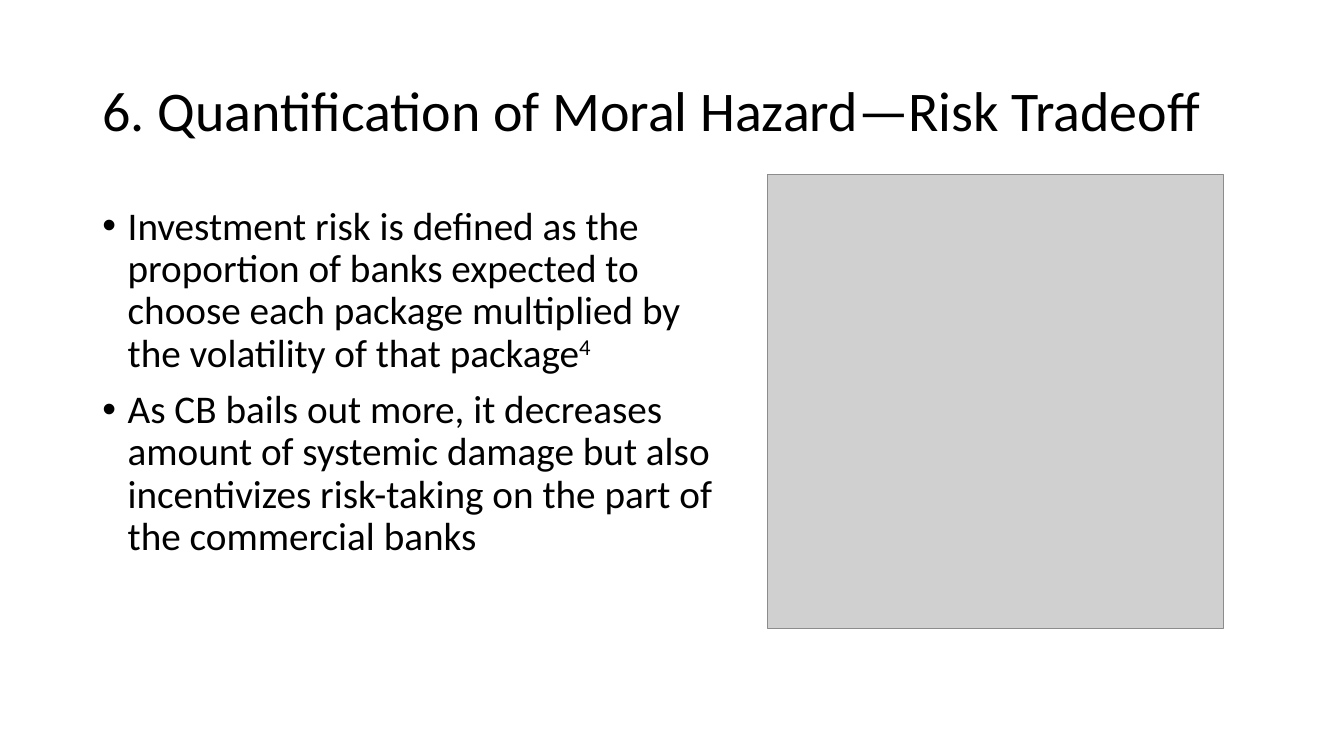
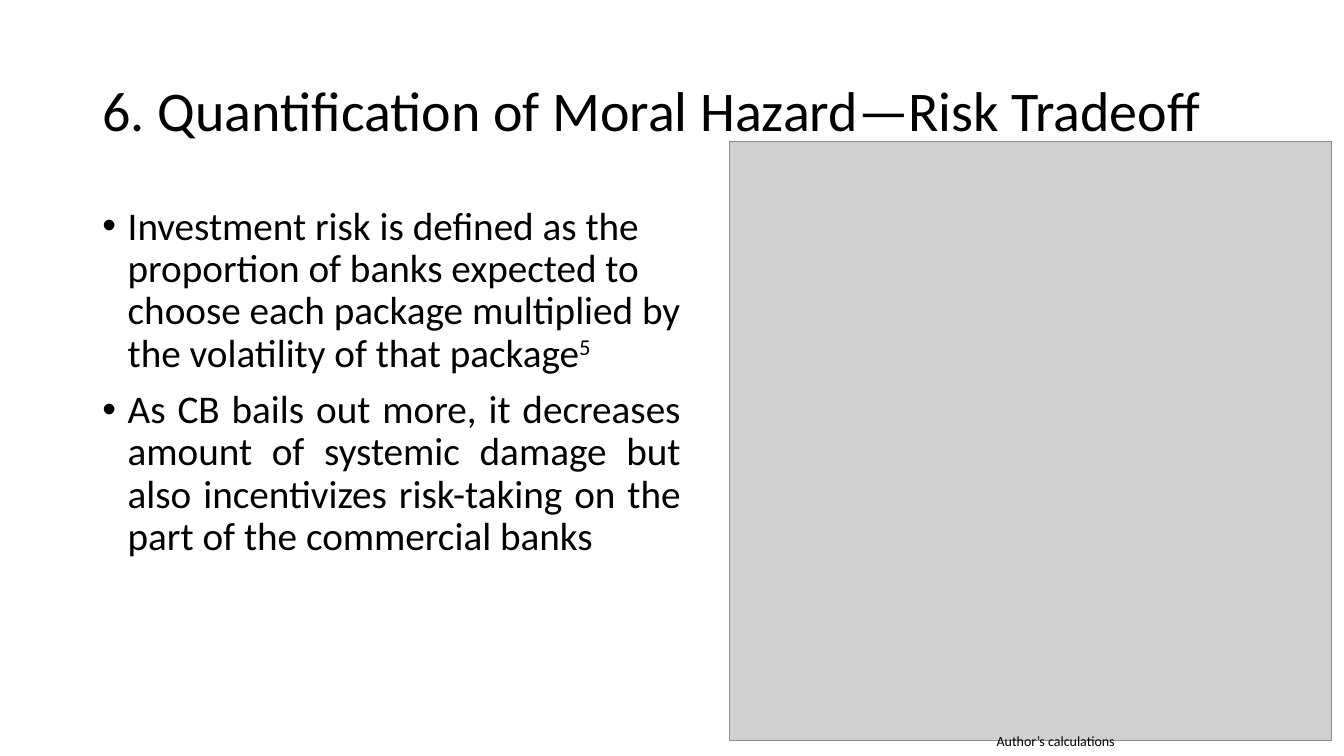
Before and after one commit to anihamde/cba-research, a slide deck: slide 15 of Suresh_CBA_Presentation.pptx. Drawn at 1344x756 pixels with LibreOffice and Linux fonts; fonts in the diff are those of the drawing; grey boxes stand for pictures. Boxes give left, top, right and bottom in pixels: in the first picture for what was removed or moved away, otherwise in the second. Text is boxed around its words. In the diff, an @@ line names an element or a change of style, - is before the commit and + after.

Commit message:
Fixed some typos

```diff
--- a/Suresh_CBA_Presentation.pptx
+++ b/Suresh_CBA_Presentation.pptx
@@ picture resized from (x1=768, y1=174, x2=1224, y2=628) to (x1=730, y1=141, x2=1332, y2=741) @@
@@ text at (x1=128, y1=212, x2=680, y2=374): text changed @@
-• Investment risk is defined as the proportion of banks expected to choose each package multiplied by the volatility of that package4
+• Investment risk is defined as the proportion of banks expected to choose each package multiplied by the volatility of that package5
@@ text at (x1=128, y1=395, x2=680, y2=557): alignment left to justified @@
@@ text added at (x1=997, y1=736, x2=1115, y2=750), 10 pt, text #000000 @@
+Author’s calculations
```
Also in this commit, not shown: 16 other slides changed, 1 slide added.
